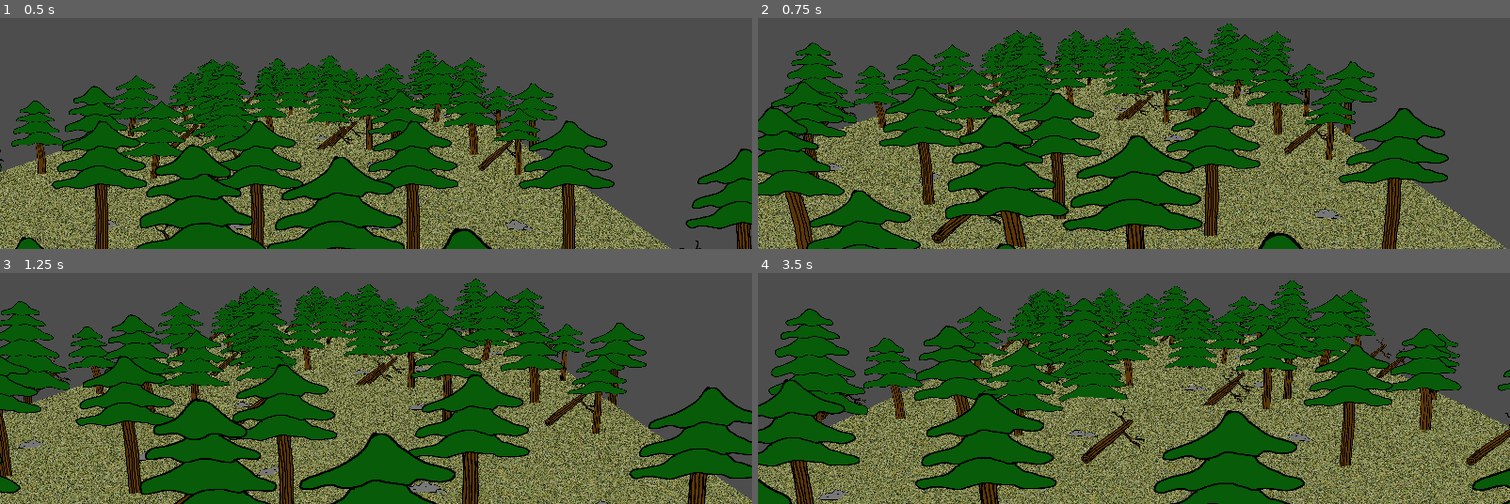
Above: before the commit, frames 1-4 (two rows, left to right).
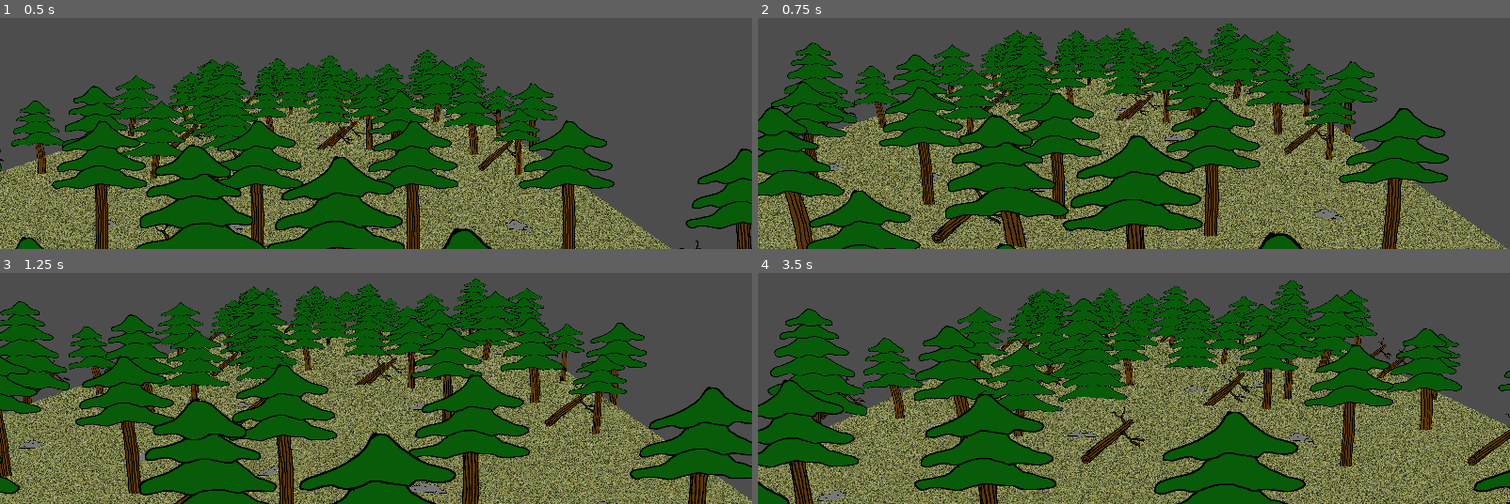
Above: after the commit, the same moments.

Repository: bluegill2000/Godot-Experiments
Game: Godot game, scene res://scenes/pine_forest.tscn
Same seed, same stepped clock (60 frames per second), same inputs: the game is played once before the commit and once after it.
Inputs (mouse positions are in pixels of both pictures, inside the frame that each line leads up to):
- Up to frame 1 (0.5 s): no input
- Up to frame 2 (0.75 s): tap Enter at 0.5 s; move the mouse to (1126, 45) at 0.52 s; hold W (move_forward) from 0.53 s (still down); tap R at 0.6 s; click (1126, 45) at 0.67 s
- Up to frame 3 (1.25 s): keep holding W (move_forward)
- Up to frame 4 (3.5 s): move the mouse to (1359, 356) at 1.27 s; tap R at 1.35, 2.1, 2.85 s; move the mouse to (outside the picture) at 2.02 s; release W (move_forward) at 2.03 s; hold A (move_left) from 2.03 s (still down); move the mouse to (1171, 293) at 2.77 s; click (1171, 293) at 2.92 s

Frame 1 is identical in both runs. In frame 2, 6.8% of the frame differs, in the area x 0-100%, y 10-100%; in frame 3, 21%; in frame 4, 29%, in the area x 0-100%, y 3-100%.

Commit message:
Best camera movement

Diff:
--- a/Map Generation/scripts/camera_controller.gd
+++ b/Map Generation/scripts/camera_controller.gd
@@ -15,16 +15,11 @@
 
 # Called every frame. 'delta' is the elapsed time since the previous frame.
 func _process(delta):
-	var forward = Input.get_axis("move_forward", "move_backward") * speed * delta
-	var lateral = Input.get_axis("move_left", "move_right") * speed * delta
+	var velocity = Input.get_vector("move_left", "move_right", "move_forward", "move_backward") * speed * delta
 	var elevation = Input.get_axis("move_down", "move_up") * speed * delta
+	var target = velocity.rotated(-camera_rot_x)
 
-	var to_local_basis = global_transform.basis
-	var local_movement = to_local_basis * Vector3(lateral, 0, forward)
-
-	position.x += local_movement.x
-	position.y += elevation
-	position.z += local_movement.z
+	position += Vector3(target.x, elevation, target.y)
 
 func _input(event: InputEvent):
 	# Enable/Disable mouse capture
